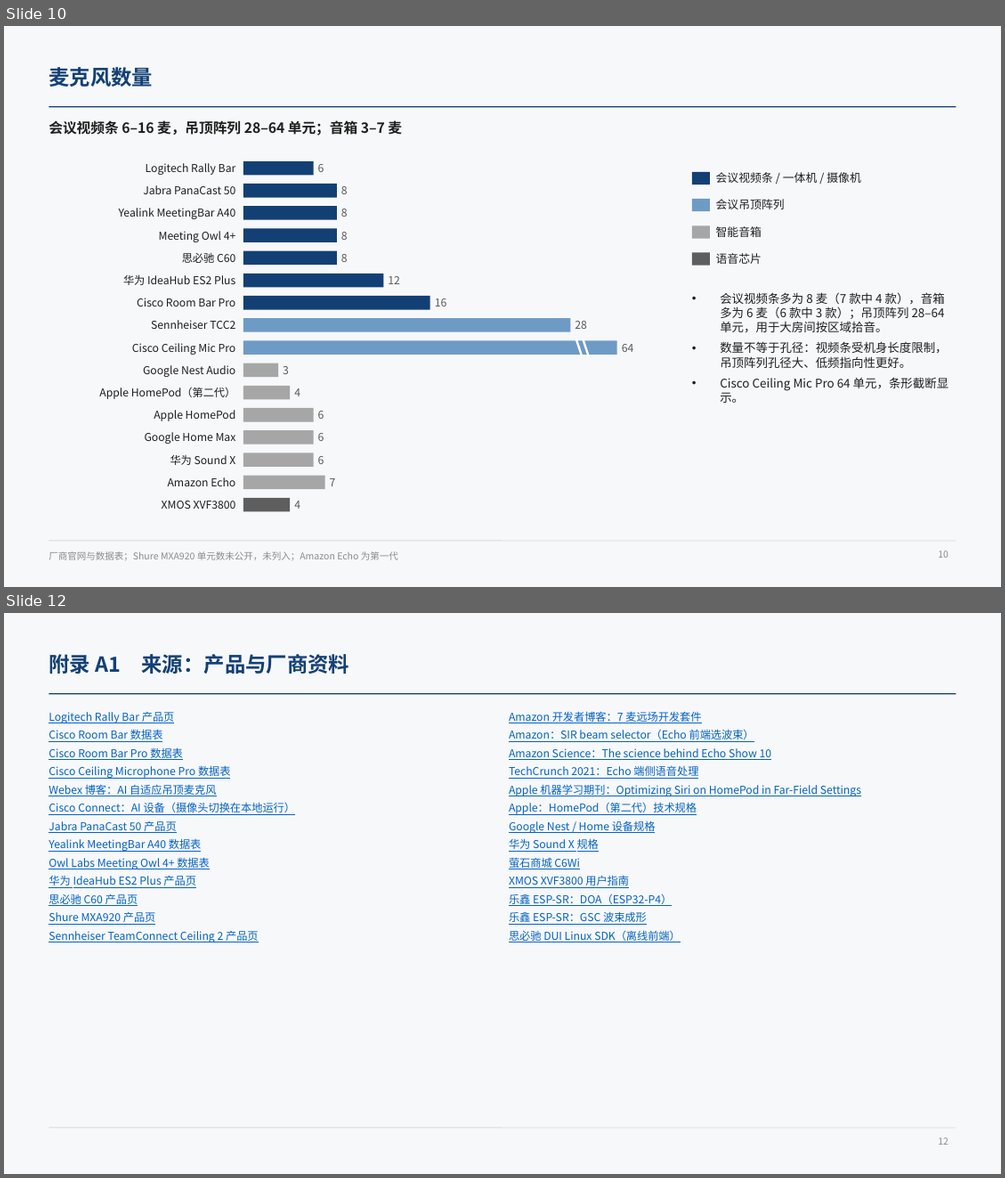
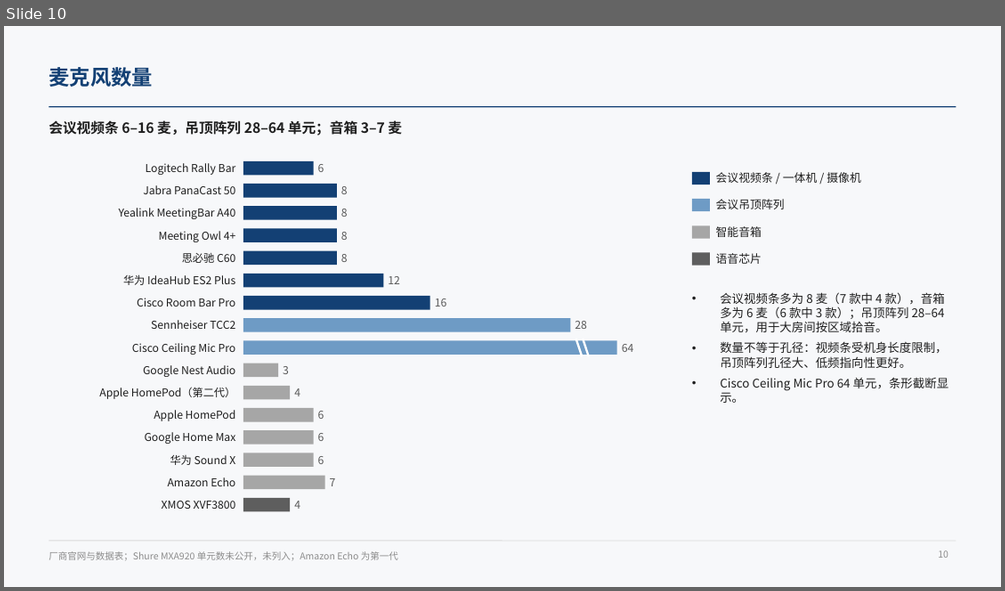
Before and after one commit to ZeroFoxxi/ssl-scene1, a slide deck: 01_场景一_摄像头声源定位/技术总结/声源定位与波束成形技术总结.pptx. Shown one above the other, each under a label of ours: slides 10 and 12 before the commit, slide 10 after it; the slides between them are not shown. The pictures are 1005x1178 and 1005x591 pixels, drawn with LibreOffice and Linux fonts; fonts in the diff are those of the drawing. Boxes give left, top, right and bottom in pixels: in the first picture for what was removed or moved away, otherwise in the second. Text is boxed around its words. In the diff, an @@ line names an element or a change of style, - is before the commit and + after.

```diff
--- a/01_场景一_摄像头声源定位/技术总结/声源定位与波束成形技术总结.pptx
+++ b/01_场景一_摄像头声源定位/技术总结/声源定位与波束成形技术总结.pptx
@@ slide 12 removed at (4,613,1001,1174), background #F7F8FA; not listed: 2 template elements that a slide beside it also shows @@
@@ text removed at (48,654,350,674) @@
-附录 A1 来源：产品与厂商资料
@@ text removed at (48,711,296,942) @@
-Logitech Rally Bar 产品页
-Cisco Room Bar 数据表
-Cisco Room Bar Pro 数据表
-Cisco Ceiling Microphone Pro 数据表
-Webex 博客：AI 自适应吊顶麦克风
-Cisco Connect：AI 设备（摄像头切换在本地运行）
-Jabra PanaCast 50 产品页
-Yealink MeetingBar A40 数据表
-Owl Labs Meeting Owl 4+ 数据表
-华为 IdeaHub ES2 Plus 产品页
-思必驰 C60 产品页
-Shure MXA920 产品页
-Sennheiser TeamConnect Ceiling 2 产品页
@@ text removed at (509,711,861,942) @@
-Amazon 开发者博客：7 麦远场开发套件
-Amazon：SIR beam selector（Echo 前端选波束）
-Amazon Science：The science behind Echo Show 10
-TechCrunch 2021：Echo 端侧语音处理
-Apple 机器学习期刊：Optimizing Siri on HomePod in Far-Field Settings
-Apple：HomePod（第二代）技术规格
-Google Nest / Home 设备规格
-华为 Sound X 规格
-萤石商城 C6Wi
-XMOS XVF3800 用户指南
-乐鑫 ESP-SR：DOA（ESP32-P4）
-乐鑫 ESP-SR：GSC 波束成形
-思必驰 DUI Linux SDK（离线前端）
@@ page number removed at (938,1137,948,1144) @@
-12
```
Also in this commit, not shown: 6 slides changed, 2 other slides removed, 3 other files.
